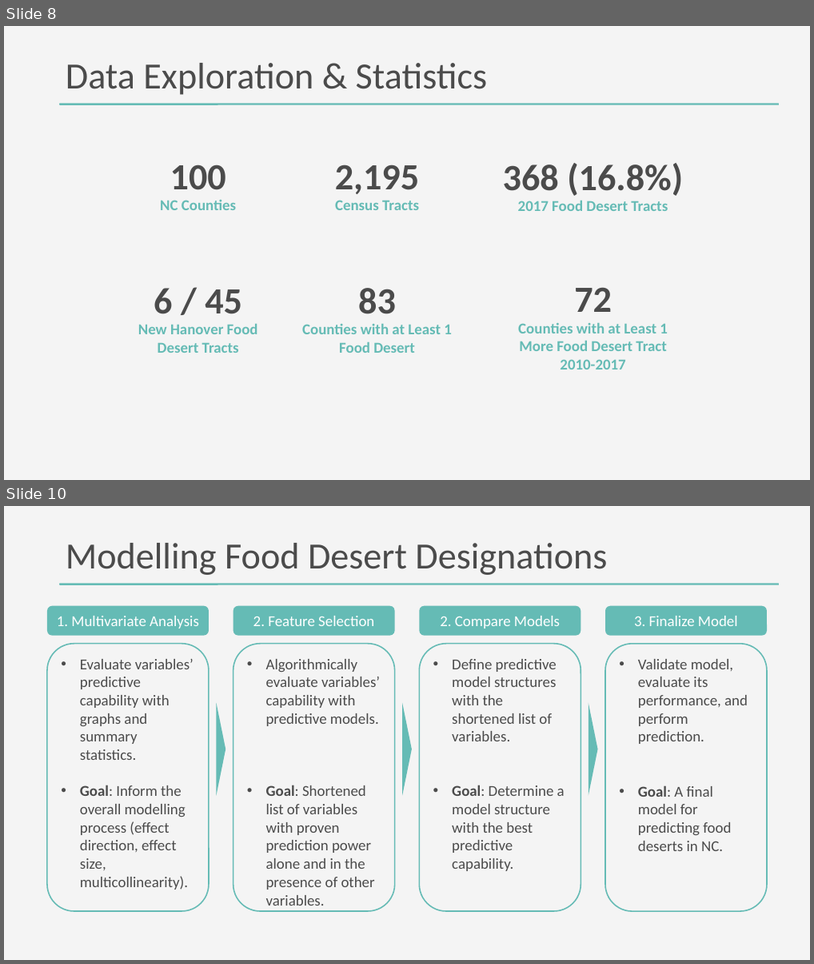
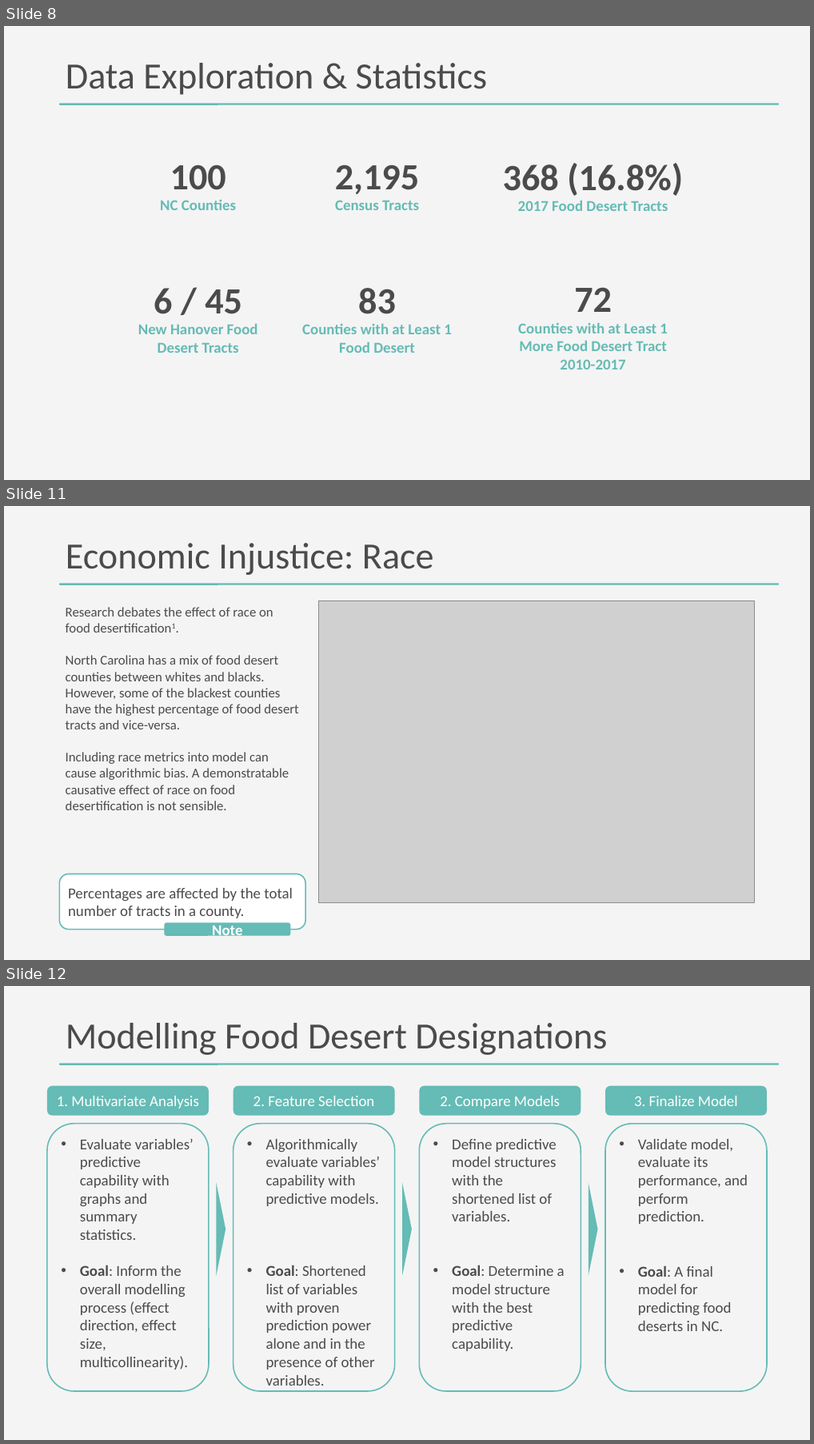
Before and after one commit to DanteHaywood/cfc_ds_screen, a slide deck: doc/2020_11_25_cfc_ds_technical_screen_haywood.pptx. Shown one above the other, each under a label of ours: slides 8 and 10 before the commit, slides 8, 11 and 12 after it; the slides between them are not shown. The pictures are 814x964 and 814x1444 pixels, drawn with LibreOffice and Linux fonts; fonts in the diff are those of the drawing; grey boxes stand for pictures. Boxes give left, top, right and bottom in pixels: in the first picture for what was removed or moved away, otherwise in the second. Text is boxed around its words. In the diff, an @@ line names an element or a change of style, - is before the commit and + after.

Commit message:
Added economic injustice graphs.

```diff
--- a/doc/2020_11_25_cfc_ds_technical_screen_haywood.pptx
+++ b/doc/2020_11_25_cfc_ds_technical_screen_haywood.pptx
@@ slide 11 added at (4, 506, 810, 960), background #F4F4F4; not listed: 1 template element that a slide beside it also shows @@
@@ title added at (66, 543, 434, 575), 44 pt, text #4B4B4B @@
+Economic Injustice: Race
@@ picture added at (319, 600, 755, 903) @@
@@ text added at (66, 607, 298, 810), 16 pt, text #4B4B4B @@
+Research debates the effect of race on food desertification1.
+North Carolina has a mix of food desert counties between whites and blacks. However, some of the blackest counties have the highest percentage of food desert tracts and vice-versa.
+Including race metrics into model can cause algorithmic bias. A demonstratable causative effect of race on food desertification is not sensible.
@@ rounded rectangle added at (60, 874, 306, 929), fill #FFFFFF, outline #65BBB5 1.5 pt, 18 pt, text #4B4B4B @@
+Percentages are affected by the total number of tracts in a county.
@@ rounded rectangle added at (164, 922, 290, 936), fill #65BBB5, 18 pt, text #FFFFFF, bold @@
+Note
@@ what was slide 10 is now slide 12 @@
```
Also in this commit, not shown: 10 slides changed, 2 other slides added, 1 slide removed, 6 other files.
